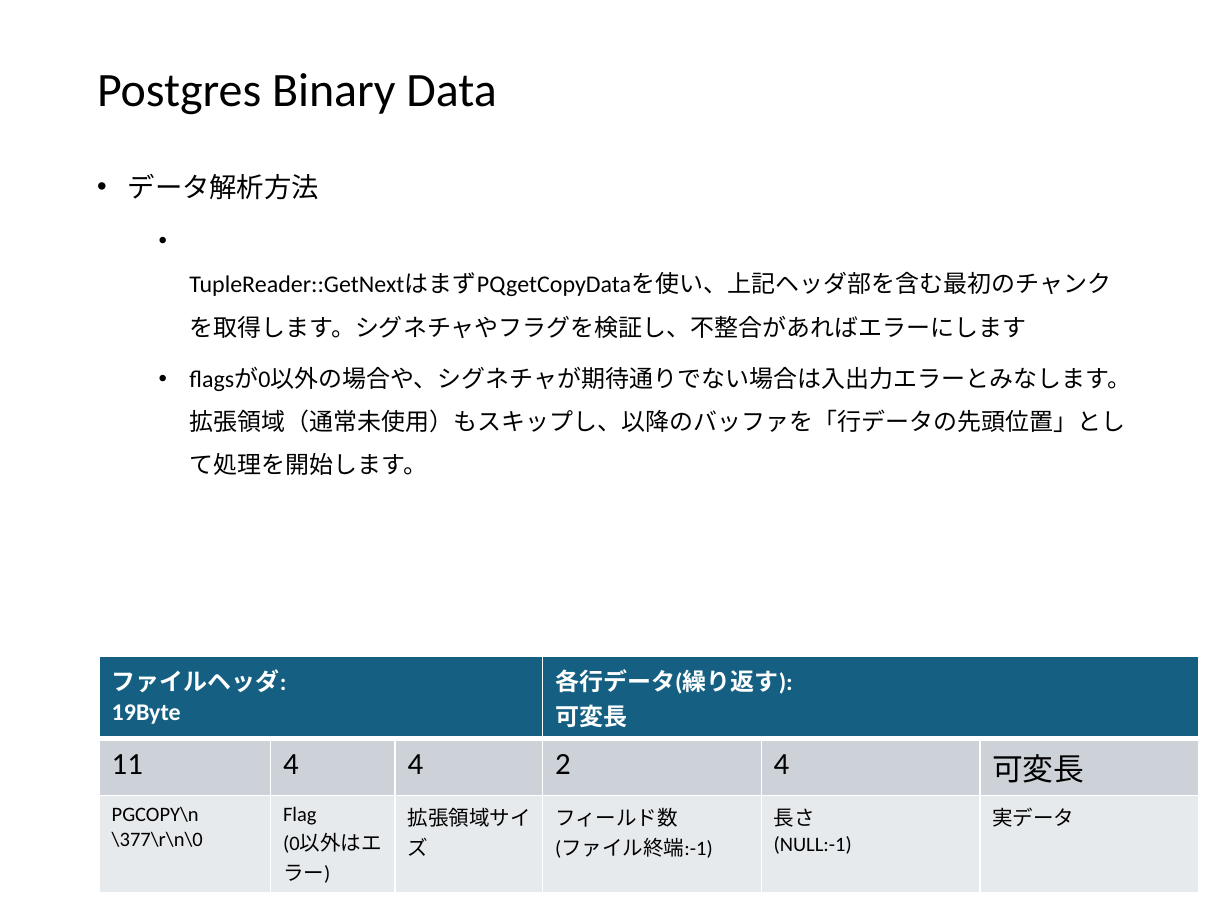
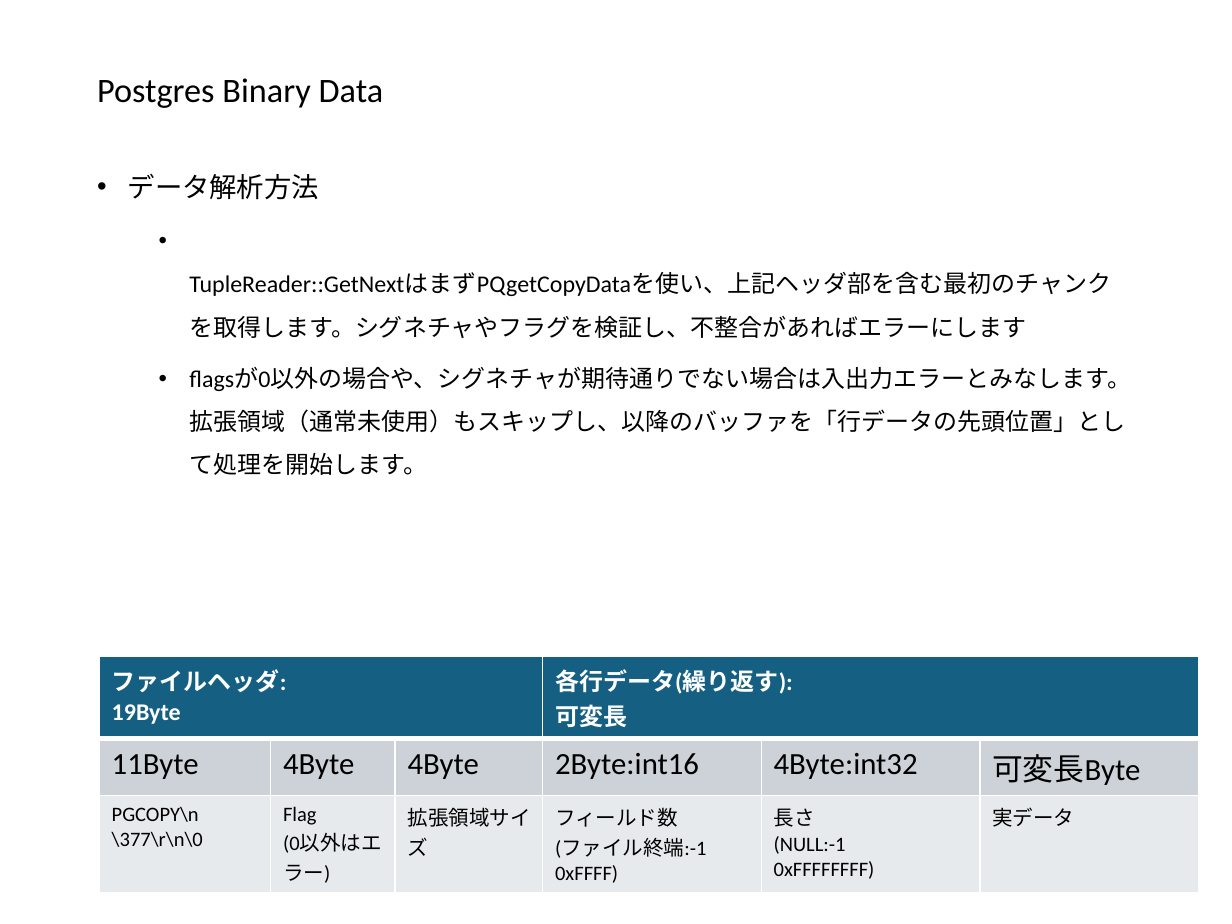
Before and after one commit to a-hirota/cu_pg_parquet, a slide deck: slide 3 of docs/ppt/gpuparse.pptx. Drawn at 1232x924 pixels with LibreOffice and Linux fonts; fonts in the diff are those of the drawing. Boxes give left, top, right and bottom in pixels: in the first picture for what was removed or moved away, otherwise in the second. Text is boxed around its words. In the diff, an @@ line names an element or a change of style, - is before the commit and + after.

Commit message:
feat: Update GPU parser to calculate row lengths and NULL flags, and refactor PostgreSQL connection handling for psycopg (v3)

```diff
--- a/docs/ppt/gpuparse.pptx
+++ b/docs/ppt/gpuparse.pptx
@@ title "Postgres Binary Data" at bbox=[97, 78, 384, 108]: size 28 to 20 pt @@
@@ table at bbox=[100, 657, 1198, 887] @@
-row 2: 11 | 4 | 4 | 2 | 4 | 可変長
+row 2: 11Byte | 4Byte | 4Byte | 2Byte:int16 | 4Byte:int32 | 可変長Byte
-row 3, column 4: フィールド数 / (ファイル終端:-1)
+row 3, column 4: フィールド数 / (ファイル終端:-1 / 0xFFFF)
-row 3, column 5: 長さ / (NULL:-1)
+row 3, column 5: 長さ / (NULL:-1 / 0xFFFFFFFF)
```
Also in this commit, not shown: 2 other slides changed, 8 slides added, 1 slide removed, 3 other files.
